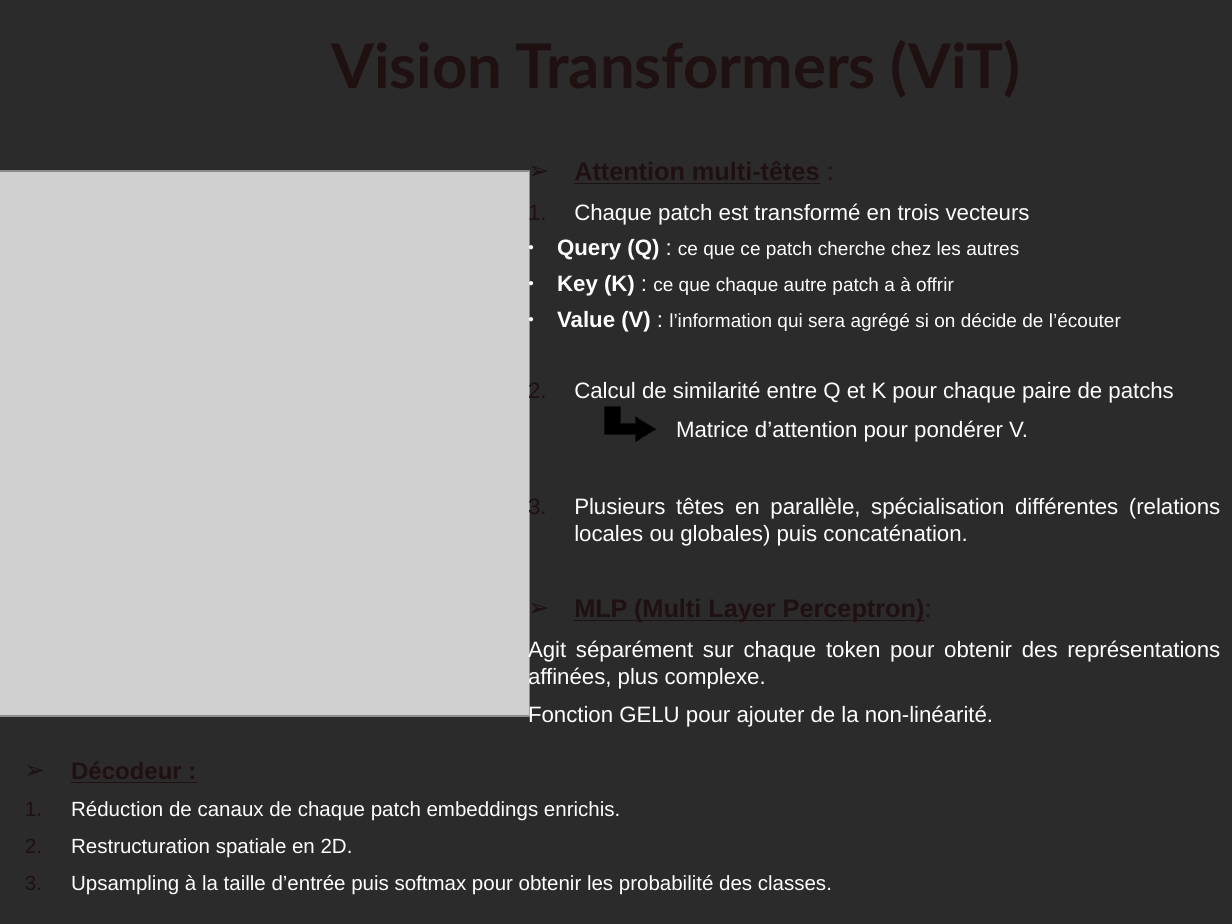
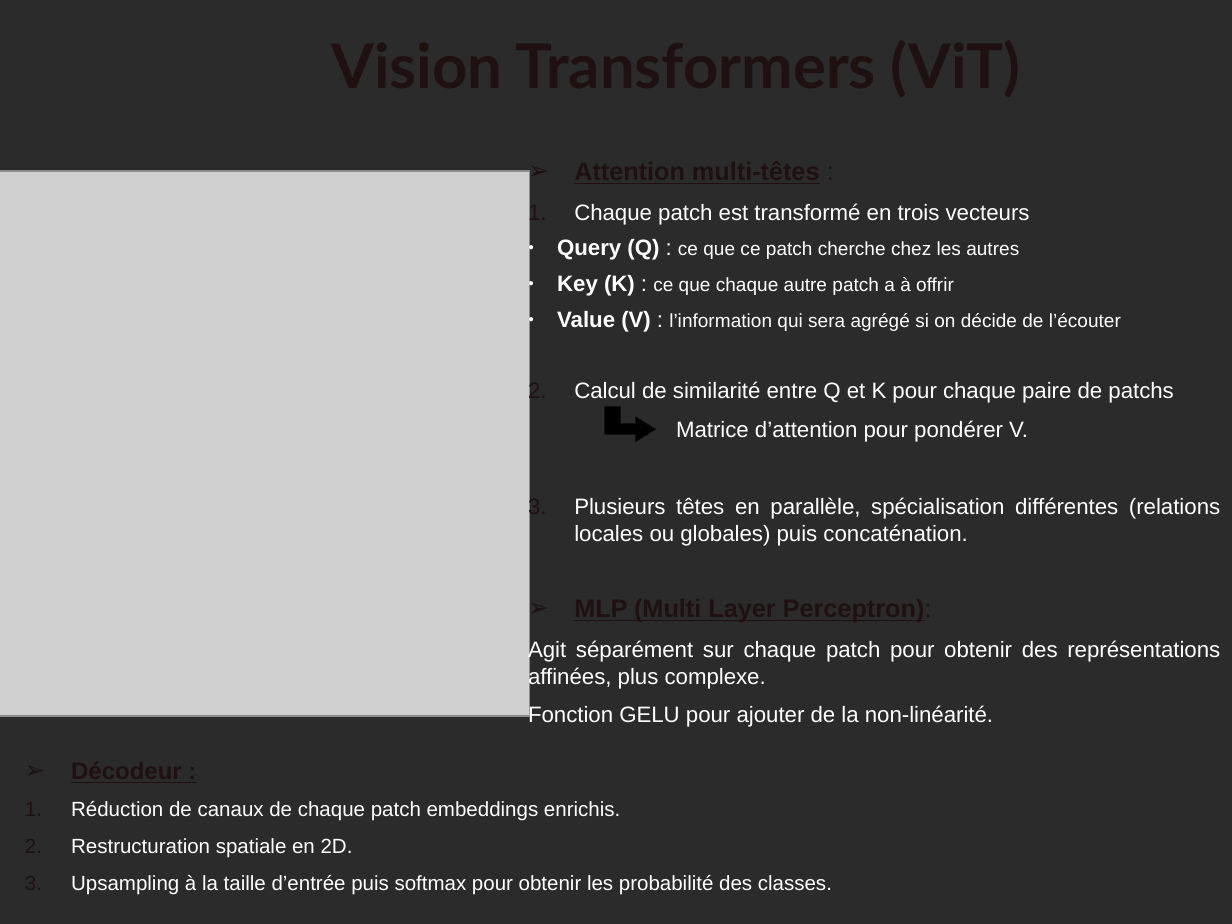
Before and after one commit to CelineLesur/OCR_IAEngineer_Projet9, a slide deck: slide 7 of presentation_p9.odp. Drawn at 1232x924 pixels with LibreOffice and Linux fonts; fonts in the diff are those of the drawing; grey boxes stand for pictures; background and template pictures are left out; a plain dark background stands for a picture behind light text. Boxes give left, top, right and bottom in pixels: in the first picture for what was removed or moved away, otherwise in the second. Text is boxed around its words. In the diff, an @@ line names an element or a change of style, - is before the commit and + after.

```diff
--- a/presentation_p9.odp
+++ b/presentation_p9.odp
@@ text at box(528, 639, 1220, 689): text changed @@
-Agit séparément sur chaque token pour obtenir des représentations affinées, plus complexe.
+Agit séparément sur chaque patch pour obtenir des représentations affinées, plus complexe.
```
Also in this commit, not shown: 2 other slides changed.
